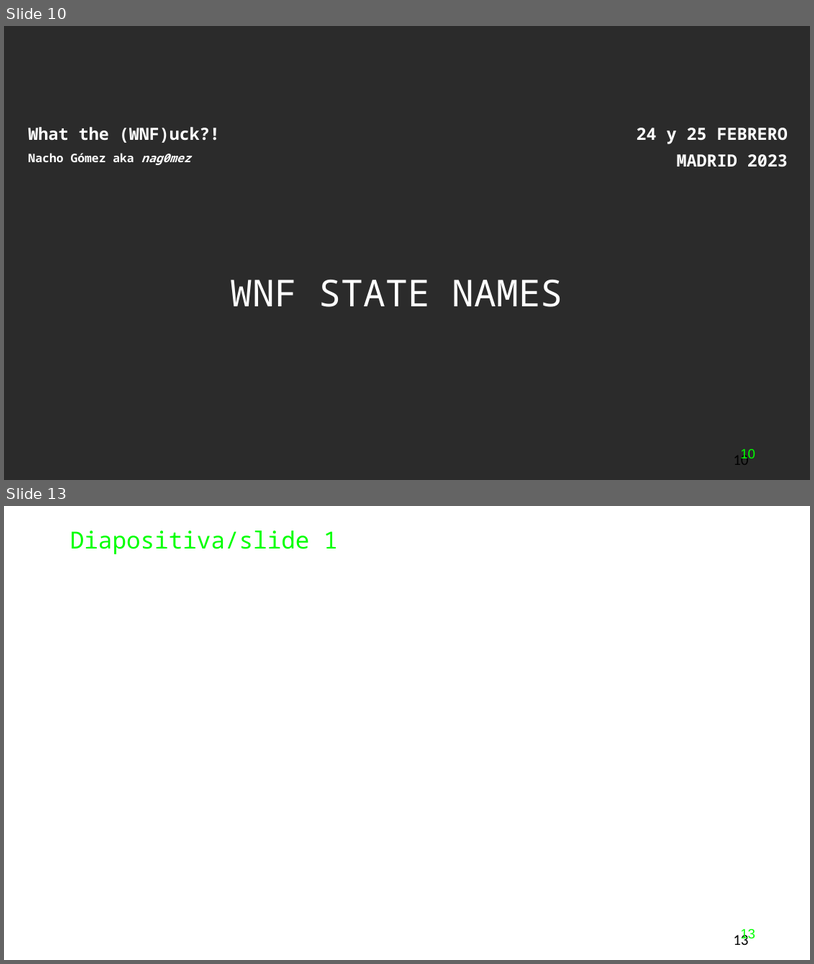
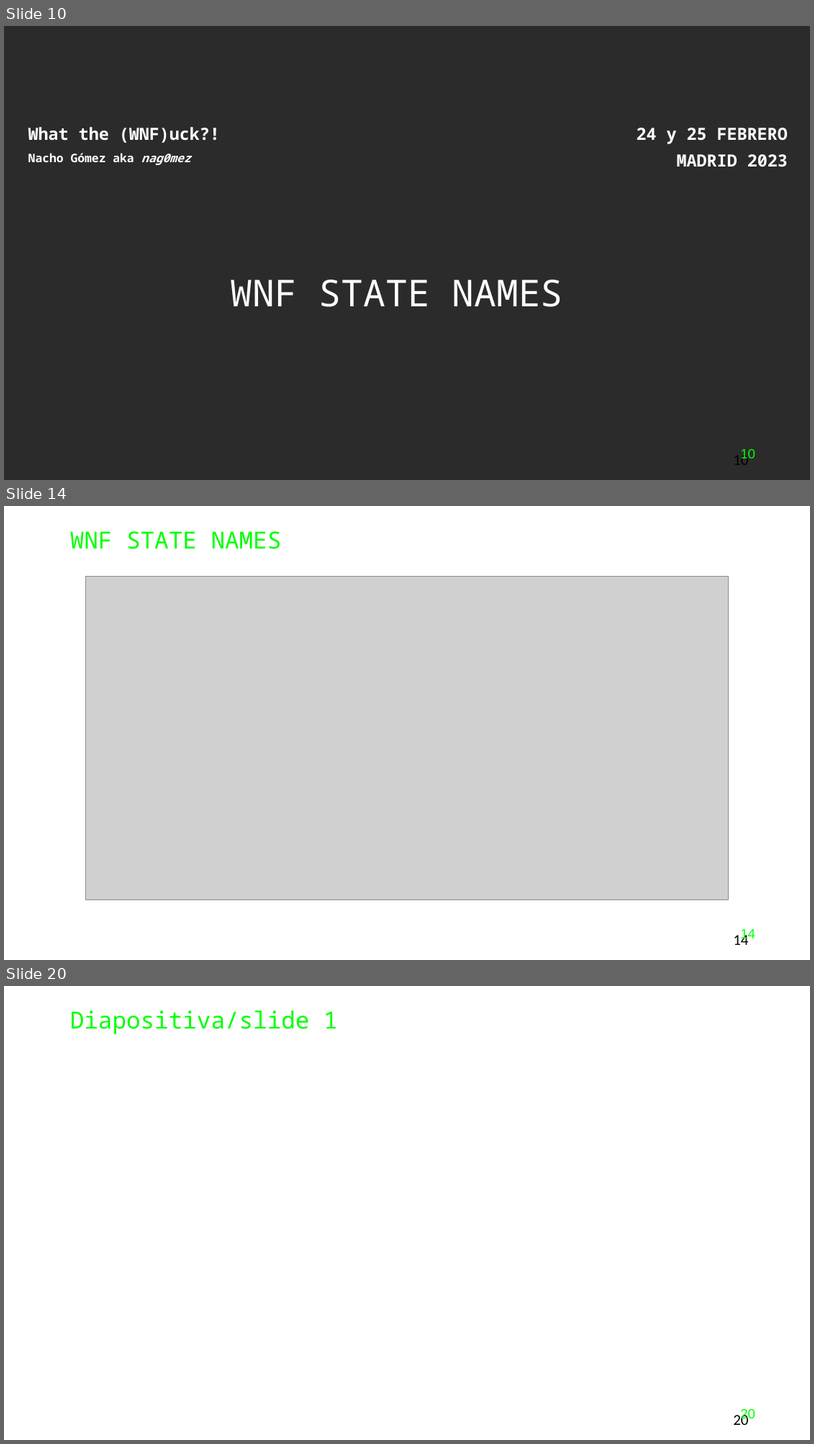
Before and after one commit to Nagomez97/WNFuck, a slide deck: h-c0n_PPT_template_2023-v2.pptx. Shown one above the other, each under a label of ours: slides 10 and 13 before the commit, slides 10, 14 and 20 after it; the slides between them are not shown. The pictures are 814x964 and 814x1444 pixels, drawn with LibreOffice and Linux fonts; fonts in the diff are those of the drawing; grey boxes stand for pictures; background and template pictures are left out; a plain dark background stands for a picture behind light text. Boxes give left, top, right and bottom in pixels: in the first picture for what was removed or moved away, otherwise in the second. Text is boxed around its words. In the diff, an @@ line names an element or a change of style, - is before the commit and + after.

```diff
--- a/h-c0n_PPT_template_2023-v2.pptx
+++ b/h-c0n_PPT_template_2023-v2.pptx
@@ slide 14 added at box(4, 506, 810, 960), background #FFFFFF @@
@@ text added at box(70, 531, 282, 549), 28 pt, text #00FF00 @@
+WNF STATE NAMES
@@ picture added at box(85, 576, 728, 899) @@
@@ page number added at box(733, 932, 748, 944), 16 pt, text #00FF00 @@
+14
@@ page number added at box(741, 929, 756, 941), 18 pt, text #000000 @@
+14
@@ what was slide 13 is now slide 20 @@
@@ page number at box(733, 1412, 748, 1424): text changed @@
-13
+20
@@ page number at box(741, 1409, 756, 1421): text changed @@
-13
+20
```
Also in this commit, not shown: 1 slide changed, 6 other slides added, 18 other files.
